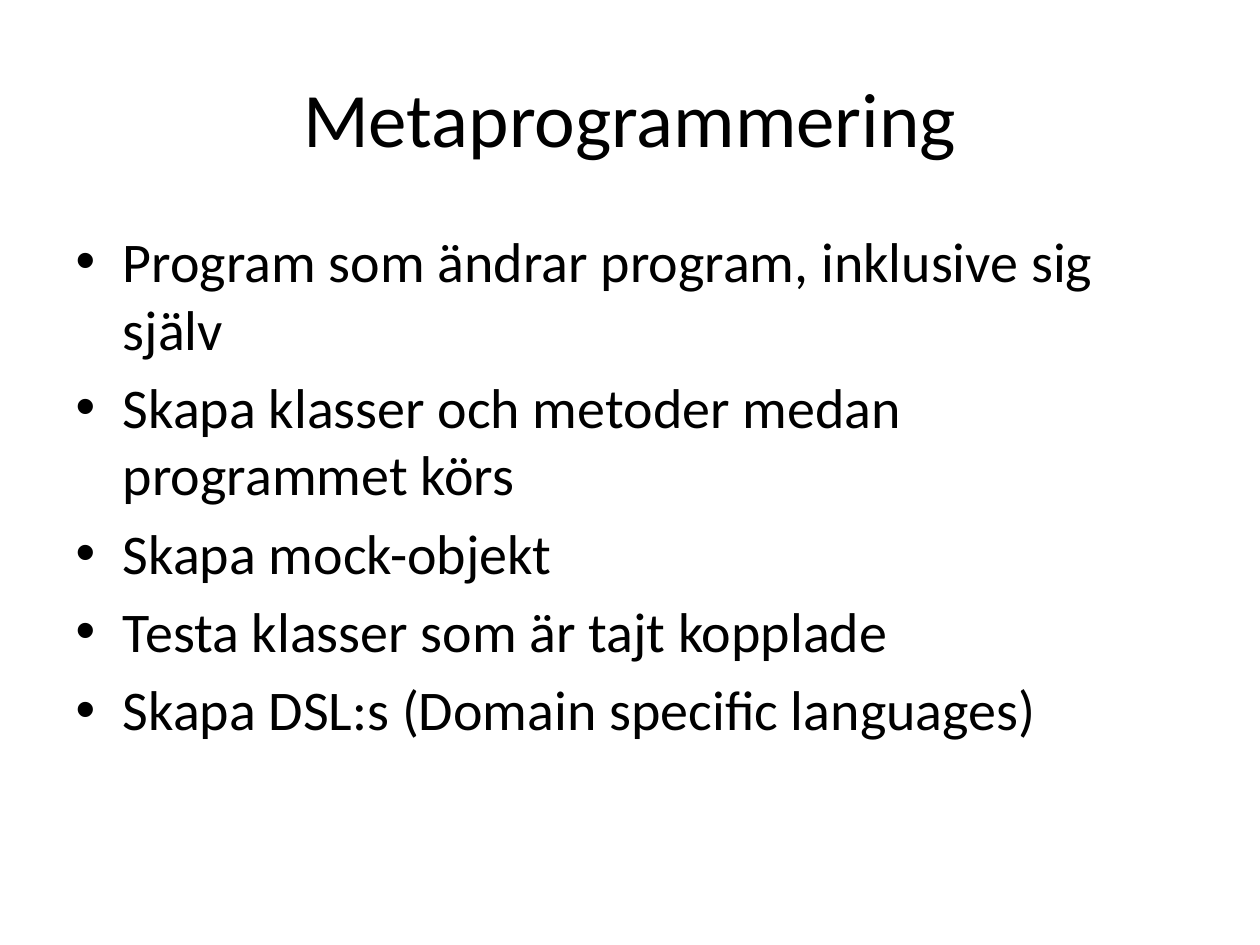
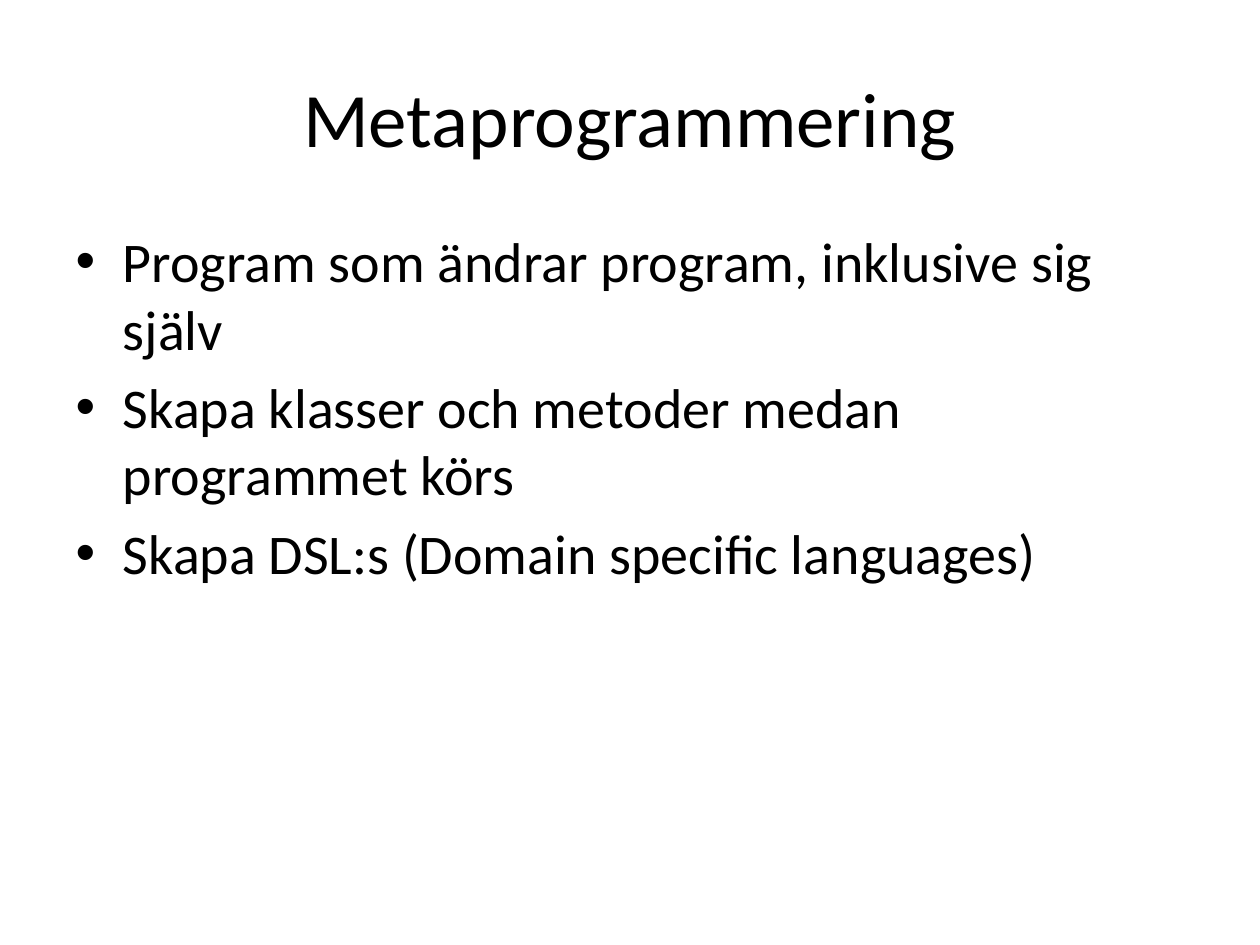
Before and after one commit to me97esn/groovyseminarium, a slide deck: slide 12 of groovyseminarie/dokument/groovyseminarium_source.pptx (slide 7 before the commit). Drawn at 1260x945 pixels with LibreOffice and Linux fonts; fonts in the diff are those of the drawing. Boxes give left, top, right and bottom in pixels: in the first picture for what was removed or moved away, otherwise in the second. Text is boxed around its words. In the diff, an @@ line names an element or a change of style, - is before the commit and + after.

```diff
--- a/groovyseminarie/dokument/groovyseminarium_source.pptx
+++ b/groovyseminarie/dokument/groovyseminarium_source.pptx
@@ text at <box>123,535,887,662</box>: paragraphs removed @@
-• Skapa mock-objekt
-• Testa klasser som är tajt kopplade
```
Also in this commit, not shown: 3 other slides changed, 5 slides added, 2 other files.
